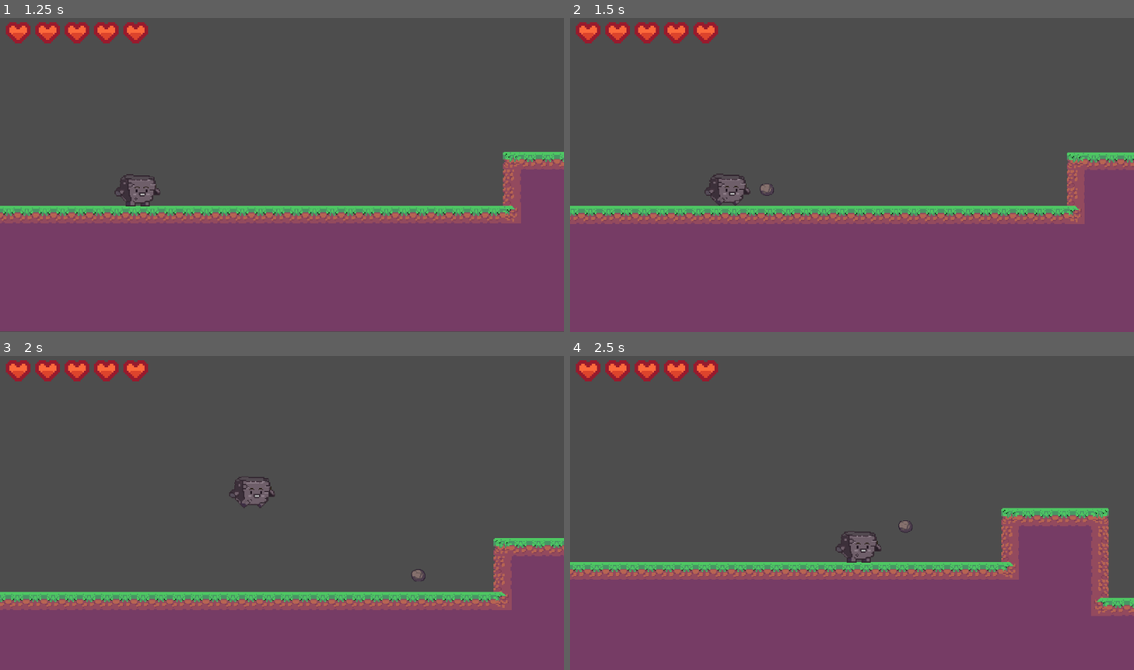
Above: before the commit, frames 1-4 (two rows, left to right).
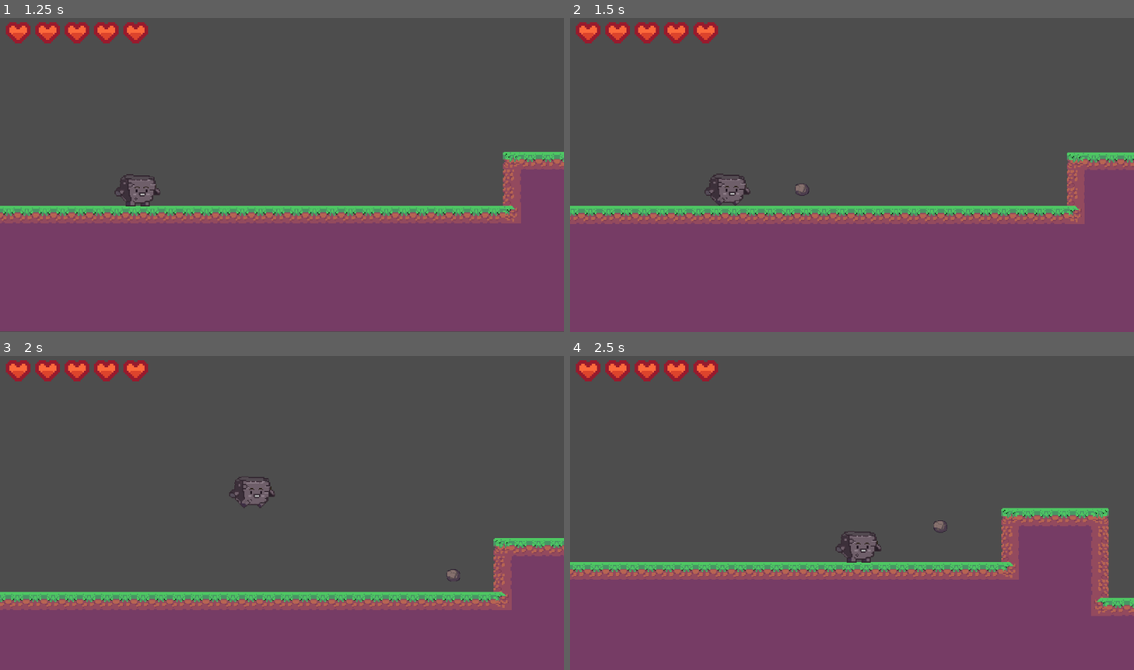
Above: after the commit, the same moments.

Repository: AdriSabadell/Plataformas2D_AdrianMartinez
Game: Godot game, scene res://Scenes/MainMenu.tscn
The game is run twice, just before and just after one commit, with the same random seed, the same clock (stepped at 60 frames per second) and the same inputs.
Inputs (mouse positions are in pixels of both pictures, inside the frame that each line leads up to):
- Up to frame 1 (1.25 s): click "Play" at 0.5 s
- Up to frame 2 (1.5 s): tap Enter (ui_accept) at 1.25 s; move the mouse to (976, 159) at 1.27 s; hold D (Move_Right) from 1.28 s (still down); click (976, 159) at 1.35 s
- Up to frame 3 (2 s): keep holding D (Move_Right); tap Space (Jump) at 1.52, 1.55, 1.82 s
- Up to frame 4 (2.5 s): keep holding D (Move_Right); move the mouse to (739, 528) at 2.02 s; tap Space (Jump) at 2.1, 2.27 s; click (739, 528) at 2.3 s

Frame 1 is identical in both runs. In frame 2, less than 0.1% of the frame differs, in the area x 33-43%, y 52-57%; in frame 3, less than 0.1%; in frame 4, less than 0.1%, in the area x 58-67%, y 52-57%.

Commit message:
Spawn Bullet Change

Diff:
--- a/Scenes/player.tscn
+++ b/Scenes/player.tscn
@@ -114,6 +114,9 @@
 frame = 3
 frame_progress = 0.529453
 
+[node name="Marker2D" type="Marker2D" parent="AnimatedSprite2D"]
+position = Vector2(35, 0)
+
 [node name="CollisionShape2D" type="CollisionShape2D" parent="."]
 position = Vector2(0, 1)
 rotation = -1.5708
--- a/Scripts/player.gd
+++ b/Scripts/player.gd
@@ -19,21 +19,10 @@
 var gravity = ProjectSettings.get_setting("physics/2d/default_gravity")
 @export var bullet_scene: PackedScene
 
-"""
-var jump_height : float
-var jump_time_to_peak : float
-var jump_time_to_descend : float
-
-@onready var jump_velocity : float = ((2.0 * jump_height)/ jump_time_to_peak) * -1.0
-@onready var jump_gravity : float = ((-2.0 * jump_height)/ (jump_time_to_peak * jump_time_to_peak)) * -1.0
-@onready var fall_gravity : float = ((-2.0 * jump_height)/ (jump_time_to_peak * jump_time_to_descend)) * -1.0
-"""
 func _physics_process(delta):
 	# Add the gravity.
 	if not is_on_floor():
 		velocity.y += gravity * delta
-		"velocity.y += get_gravity() * delta"
-
 	# Acciones.
 	if Input.is_action_just_pressed("Jump") and is_on_floor():
 		velocity.y = JUMP_VELOCITY
@@ -50,16 +39,11 @@
 	if global_position.y > 200:
 		game_over()
 
-"""
-func get_gravity() -> float:
-	return jump_gravity if velocity.y < 0.0 else fall_gravity
-
-"""
-
 #Disparar
 func shoot():
 		var bullet = bullet_scene.instantiate()
-		bullet.position = global_position
+		var marker_position = $AnimatedSprite2D/Marker2D.global_position
+		bullet.position = marker_position
 		get_parent().add_child(bullet)
 
 
@@ -91,11 +75,6 @@
 func game_over():
 	#get_tree().reload_current_scene()
 	get_tree().call_deferred("reload_current_scene")
-"""
-func jump():
-	velocity.y = jump_velocity
-"""
-
 #Pausa
 func pausa():
 	#get_tree().paused = true
